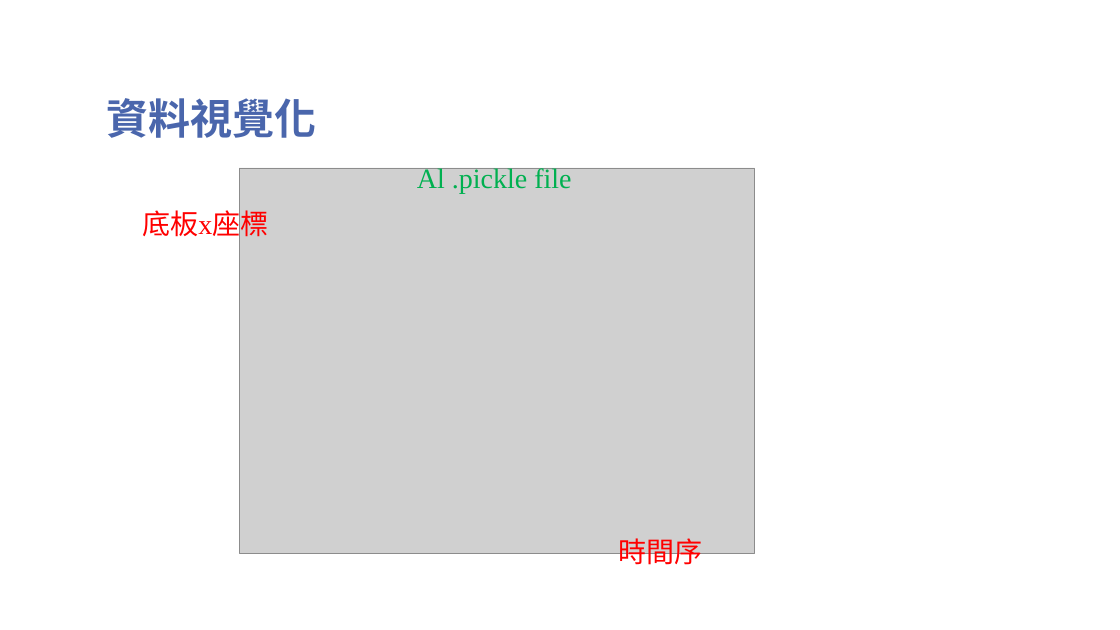
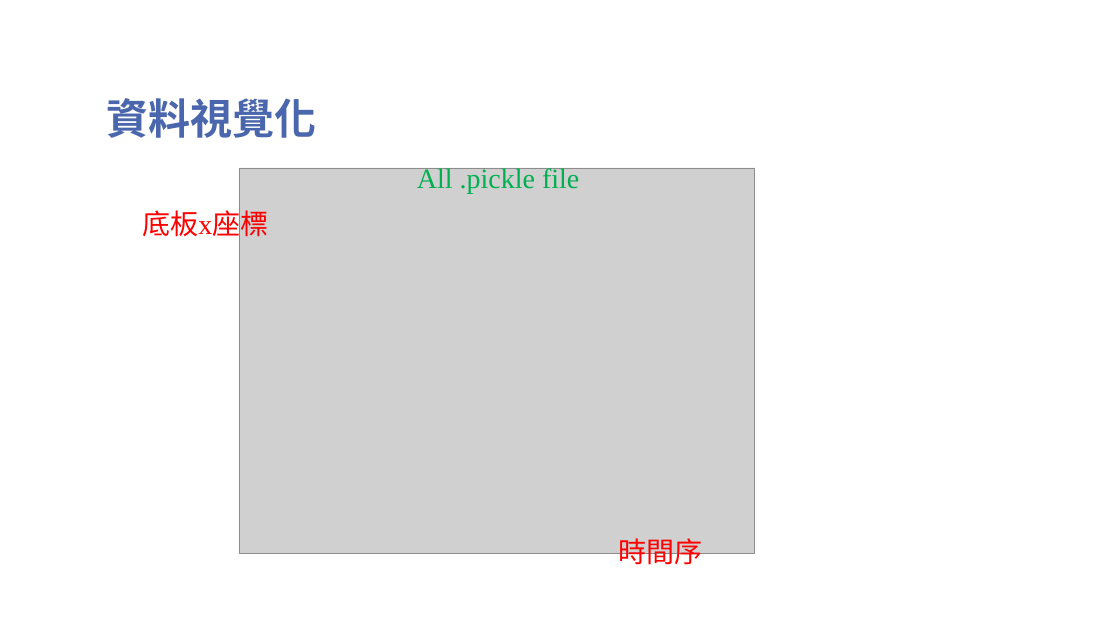
Before and after one commit to HsuTengHsiung/mechine-learning, a slide deck: slide 10 of HW3/機器學習需求文件.pptx. Drawn at 1120x630 pixels with LibreOffice and Linux fonts; fonts in the diff are those of the drawing; grey boxes stand for pictures; background and template pictures are left out. Boxes give left, top, right and bottom in pixels: in the first picture for what was removed or moved away, otherwise in the second. Text is boxed around its words. In the diff, an @@ line names an element or a change of style, - is before the commit and + after.

```diff
--- a/HW3/機器學習需求文件.pptx
+++ b/HW3/機器學習需求文件.pptx
@@ text at (417, 167, 579, 194): text changed @@
-Al .pickle file
+All .pickle file
```
Also in this commit, not shown: 6 other files.
